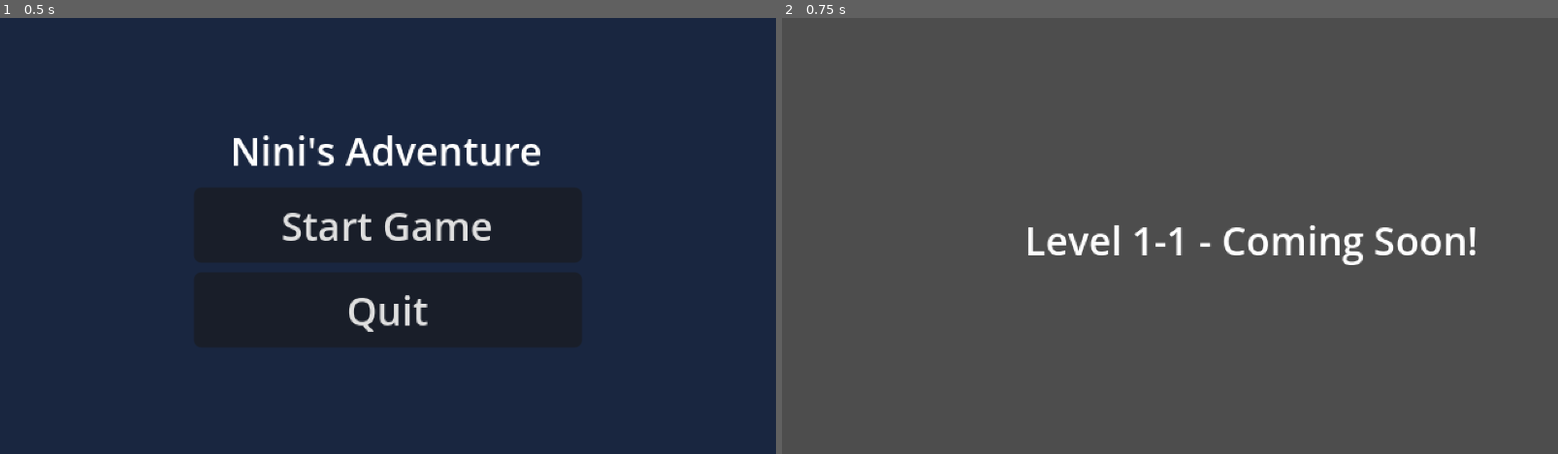
Above: before the commit, frames 1-2 (left to right).
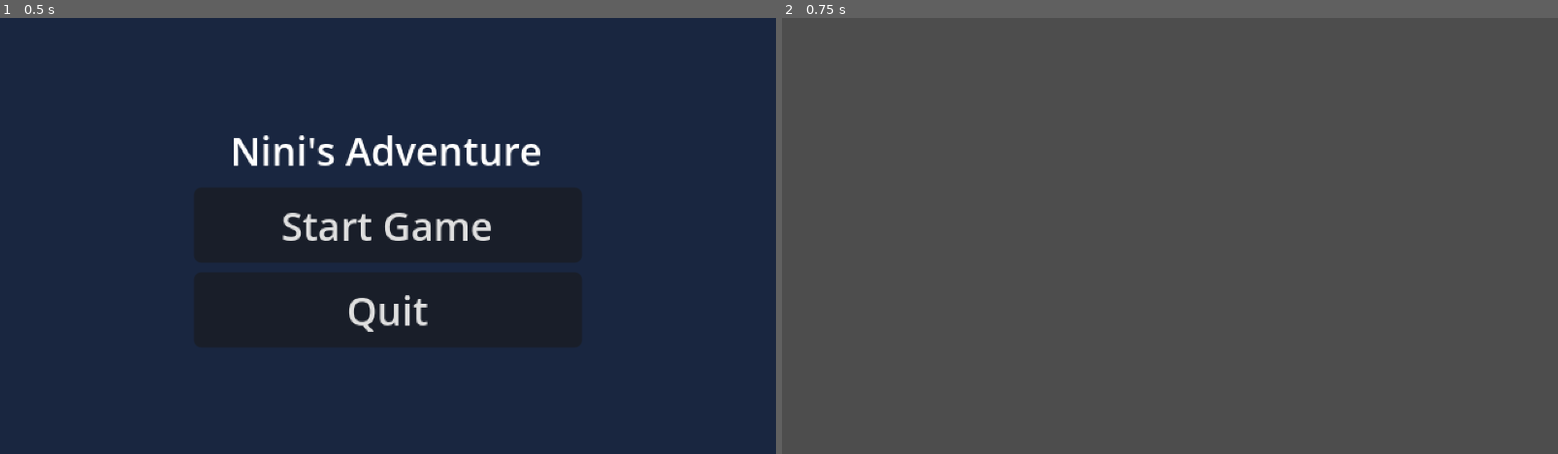
Above: after the commit, the same moments.

Repository: PsyburGai/ninis-adventure
Game: Godot game, scene res://source/scenes/levels/main_menu.tscn
Same seed, same stepped clock (60 frames per second), same inputs: the game is played once before the commit and once after it.
Inputs:
- Up to frame 1 (0.5 s): no input
- Up to frame 2 (0.75 s): click "Start Game" at 0.5 s

Frame 1 is identical in both runs. In frame 2, 1.4% of the frame differs, in the area x 31-90%, y 47-57%.

Commit message:
Fix all TSX paths, add YATI addons folder, disable multi-thread import, update level scenes

Diff:
--- a/project.godot
+++ b/project.godot
@@ -19,6 +19,10 @@
 run/main_scene="res://source/scenes/levels/main_menu.tscn"
 config/features=PackedStringArray("4.6", "GL Compatibility")
 config/icon="res://assets/ui/icon.png"
+
+[autoload]
+
+SceneTransition="*uid://pmhqe225pbvq"
 
 [display]
 
@@ -52,3 +56,7 @@
 [rendering]
 
 textures/canvas_textures/default_texture_filter=0
+
+[editor]
+
+import/use_multiple_threads=false
--- a/source/scenes/levels/level_1_1.tscn
+++ b/source/scenes/levels/level_1_1.tscn
@@ -2,9 +2,17 @@
 
 [node name="Level1_1" type="Node2D"]
 
+[node name="TiledMap" type="Node2D" parent="."]
+# After installing YATI: drag maps/world1/level_1-1.tmx from FileSystem
+# onto this scene, or use: Scene > Instantiate Child Scene
+
 [node name="Camera2D" type="Camera2D" parent="."]
-position = Vector2(160, 90)
-
-[node name="Label" type="Label" parent="."]
-position = Vector2(100, 80)
-text = "Level 1-1 - Coming Soon!"
+enabled = true
+position_smoothing_enabled = true
+position_smoothing_speed = 5.0
+drag_horizontal_enabled = true
+drag_vertical_enabled = false
+limit_left = 0
+limit_right = 2560
+limit_top = -9999
+limit_bottom = 9999
--- a/source/scenes/levels/level_1_2.tscn
+++ b/source/scenes/levels/level_1_2.tscn
@@ -2,9 +2,16 @@
 
 [node name="Level1_2" type="Node2D"]
 
+[node name="TiledMap" type="Node2D" parent="."]
+# After installing YATI: drag maps/world1/level_1-2.tmx onto this scene
+
 [node name="Camera2D" type="Camera2D" parent="."]
-position = Vector2(160, 90)
-
-[node name="Label" type="Label" parent="."]
-position = Vector2(80, 80)
-text = "Level 1-2 - Cave"
+enabled = true
+position_smoothing_enabled = true
+position_smoothing_speed = 5.0
+drag_horizontal_enabled = true
+drag_vertical_enabled = false
+limit_left = 0
+limit_right = 2560
+limit_top = -9999
+limit_bottom = 9999
--- a/source/scenes/levels/level_1_3.tscn
+++ b/source/scenes/levels/level_1_3.tscn
@@ -2,9 +2,16 @@
 
 [node name="Level1_3" type="Node2D"]
 
+[node name="TiledMap" type="Node2D" parent="."]
+# After installing YATI: drag maps/world1/level_1-3.tmx onto this scene
+
 [node name="Camera2D" type="Camera2D" parent="."]
-position = Vector2(160, 90)
-
-[node name="Label" type="Label" parent="."]
-position = Vector2(80, 80)
-text = "Level 1-3 - Sky"
+enabled = true
+position_smoothing_enabled = true
+position_smoothing_speed = 5.0
+drag_horizontal_enabled = true
+drag_vertical_enabled = false
+limit_left = 0
+limit_right = 2560
+limit_top = -9999
+limit_bottom = 9999
Not shown, added: addons/README.txt
Not shown, changed: assets/tilesets/bush.tsx
Not shown, changed: assets/tilesets/ladder.tsx
Not shown, changed: assets/tilesets/tileset_bakery.tsx
Not shown, changed: assets/tilesets/tileset_chocolate.tsx
Not shown, changed: assets/tilesets/tileset_cookie.tsx
Not shown, changed: assets/tilesets/tileset_deep_ocean.tsx
Not shown, changed: assets/tilesets/tileset_desert.tsx
Not shown, changed: assets/tilesets/tileset_ice.tsx
Not shown, changed: assets/tilesets/tileset_lava.tsx
Not shown, changed: assets/tilesets/tileset_red_brick.tsx
Not shown, changed: assets/tilesets/tileset_snow.tsx
(and 10 more such lines)
